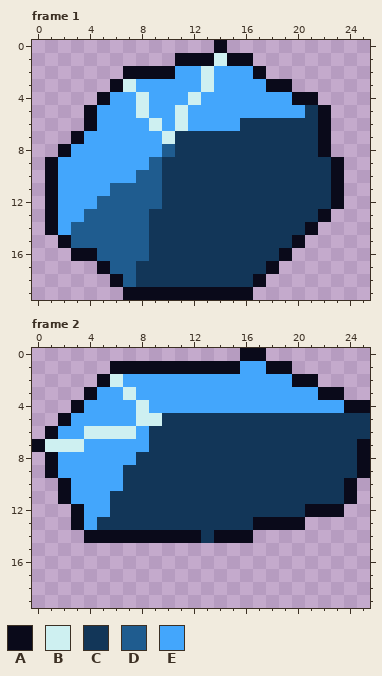
File history of a pixel-art file, Assets/Textures/Backgrounds/ScrollingObjects/Ice/ice_floe_1.aseprite. The first picture shows the starting point.
26x20 pixels, 2 frames. Shown: frame 1, frame 2.
Palette (. is transparent): A #0a0a1a  B #cef0f1  C #123658  D #1f5c8f  E #43a6fc
Pixels before, frame 1, first column x 1:
 0 .............A.........
 1 ..........AAABAA.......
 2 ......AAAAEEBEEEA......
 3 .....ABEEEEEBEEEEAA....
 4 ....AEEBEEEBEEEEEEEAA..
 5 ...AEEEBEEBEEEEEEEEECA.
 6 ...AEEEEBEBEEEECCCCCCA.
 7 ..AEEEEEEBCCCCCCCCCCCA.
 8 .AEEEEEEEDCCCCCCCCCCCA.
 9 AEEEEEEEDCCCCCCCCCCCCCA
10 AEEEEEEDDCCCCCCCCCCCCCA
11 AEEEEDDDDCCCCCCCCCCCCCA
12 AEEEDDDDDCCCCCCCCCCCCCA
13 AEEDDDDDCCCCCCCCCCCCCA.
14 AEDDDDDDCCCCCCCCCCCCA..
15 .ADDDDDDCCCCCCCCCCCA...
16 ..AADDDDCCCCCCCCCCA....
17 ....ADDCCCCCCCCCCA.....
18 .....ADCCCCCCCCCA......
19 ......AAAAAAAAAA.......
Pixels before, frame 2, first column x 0:
 0 ................AA........
 1 ......AAAAAAAAAAEEAA......
 2 .....ABEEEEEEEEEEEEEAA....
 3 ....AEEBEEEEEEEEEEEEEEAA..
 4 ...AEEEEBEEEEEEEEEEEEEEEAA
 5 ..AEEEEEBBCCCCCCCCCCCCCCCC
 6 .AEEBBBBECCCCCCCCCCCCCCCCC
 7 ABBBEEEEECCCCCCCCCCCCCCCCA
 8 .AEEEEEECCCCCCCCCCCCCCCCCA
 9 .AEEEEECCCCCCCCCCCCCCCCCCA
10 ..AEEEECCCCCCCCCCCCCCCCCA.
11 ..AEEECCCCCCCCCCCCCCCCCCA.
12 ...AEECCCCCCCCCCCCCCCAAA..
13 ...AECCCCCCCCCCCCAAAA.....
14 ....AAAAAAAAACAAA.........
Now the later version:
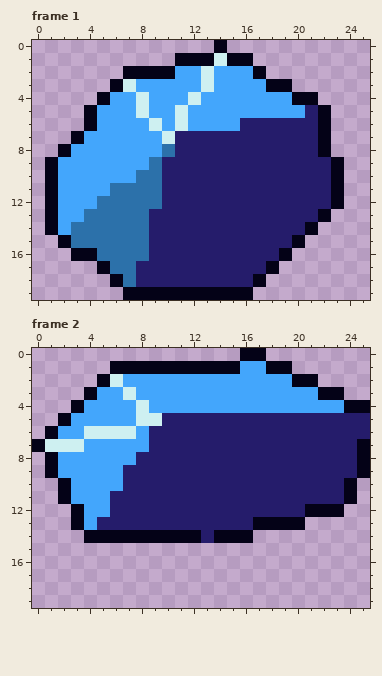
Diff:
colour A: #0a0a1a -> #040217
colour C: #123658 -> #251c6b
colour D: #1f5c8f -> #2c71aa
Changed places in both pictures, as pixel boxes (x1, y1, x2, y2):
changed: (45, 40, 344, 300)
changed: (32, 348, 370, 543)
